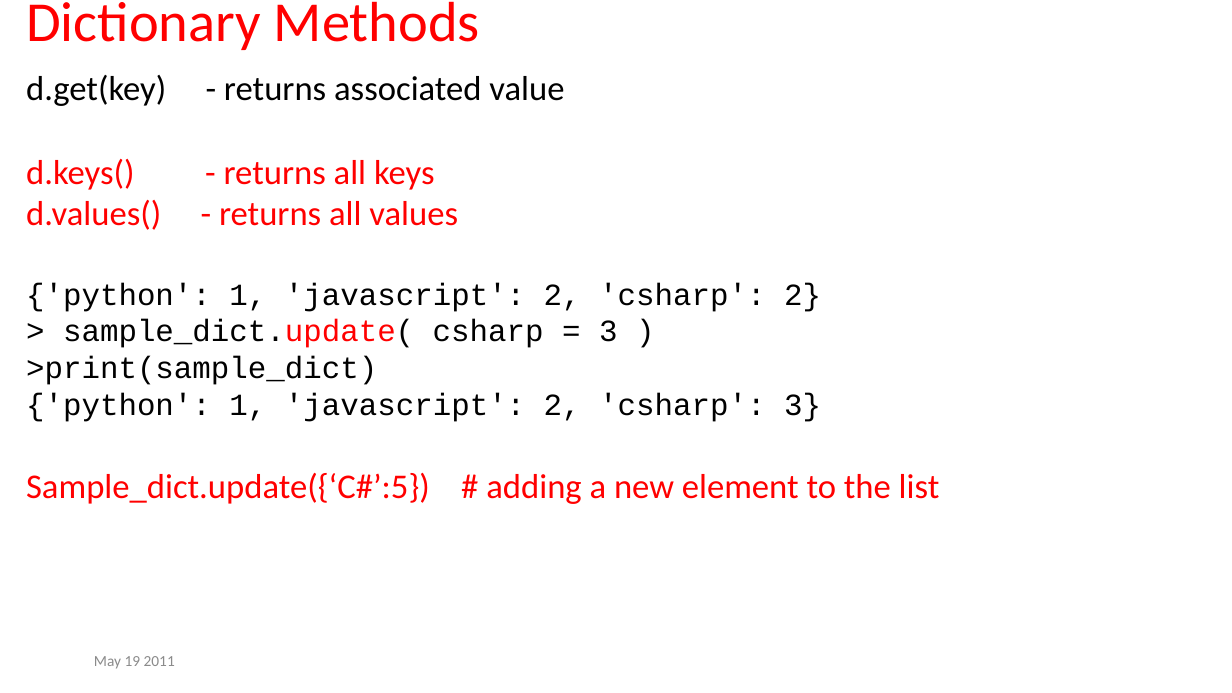
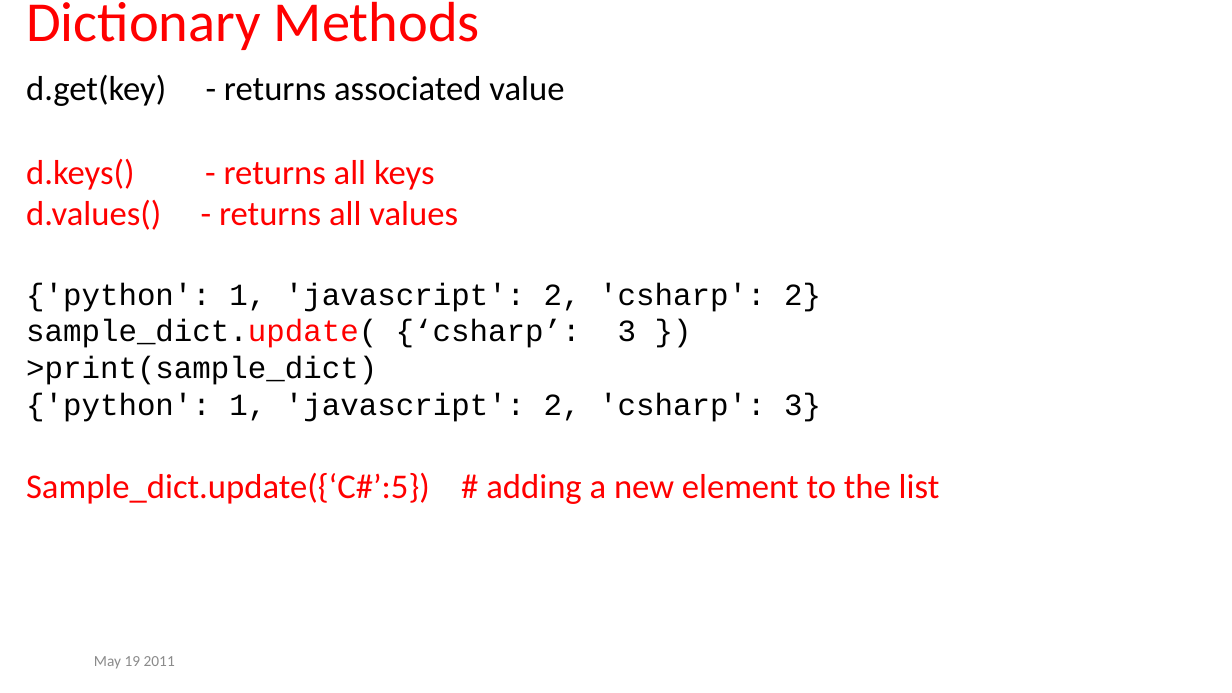
Before and after one commit to stefvnv/CloudDevelopment, a slide deck: slide 19 of Semester2/[4]Tuples/Python24_Dictionaries.pptx. Drawn at 1232x693 pixels with LibreOffice and Linux fonts; fonts in the diff are those of the drawing. Boxes give left, top, right and bottom in pixels: in the first picture for what was removed or moved away, otherwise in the second. Text is boxed around its words. In the diff, an @@ line names an element or a change of style, - is before the commit and + after.

```diff
--- a/Semester2/[4]Tuples/Python24_Dictionaries.pptx
+++ b/Semester2/[4]Tuples/Python24_Dictionaries.pptx
@@ text at box(26, 319, 636, 348): text changed @@
-> sample_dict.update( csharp = 3 )
+sample_dict.update( {‘csharp’: 3 })
```
Also in this commit, not shown: 3 slides added, 1 other file.
